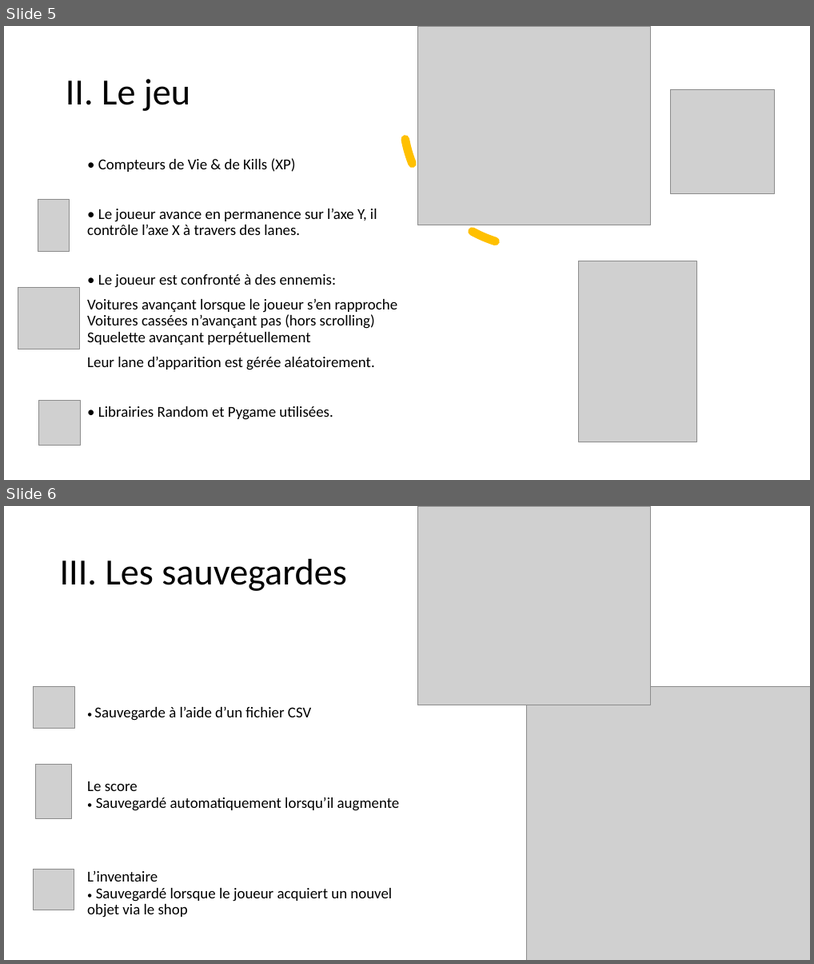
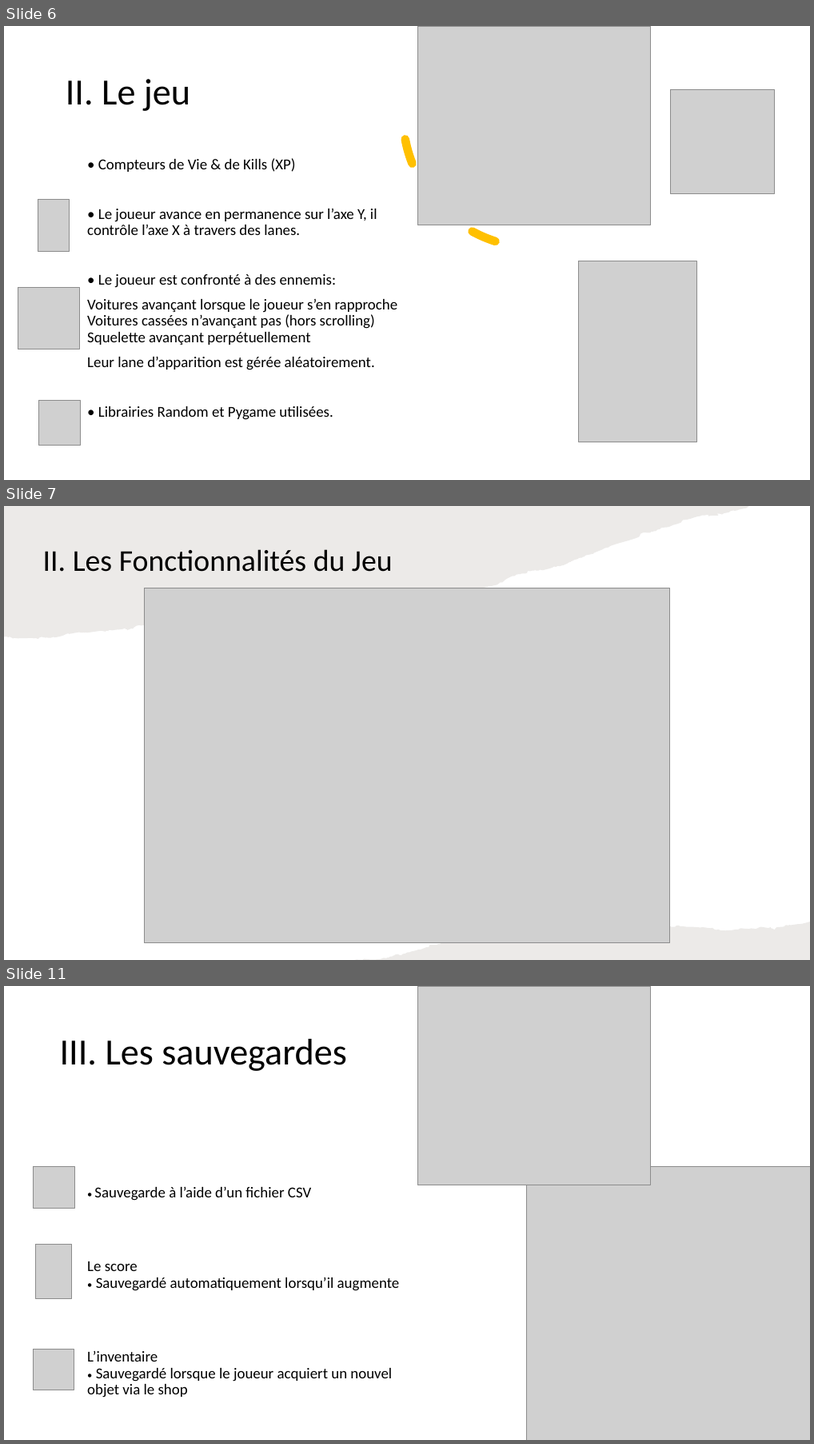
Before and after one commit to NSI-1ere/Run-Kill, a slide deck: Run&Kill.pptx. Shown one above the other, each under a label of ours: slides 5 and 6 before the commit, slides 6, 7 and 11 after it; the slides between them are not shown. The pictures are 814x964 and 814x1444 pixels, drawn with LibreOffice and Linux fonts; fonts in the diff are those of the drawing; grey boxes stand for pictures; background and template pictures are left out. Boxes give left, top, right and bottom in pixels: in the first picture for what was removed or moved away, otherwise in the second. Text is boxed around its words. In the diff, an @@ line names an element or a change of style, - is before the commit and + after.

```diff
--- a/Run&Kill.pptx
+++ b/Run&Kill.pptx
@@ slide 7 added at (x1=4, y1=506, x2=810, y2=960), background #FFFFFF @@
@@ freeform shape added at (x1=4, y1=506, x2=750, y2=639), fill #82766A at 15% opacity @@
@@ title added at (x1=43, y1=549, x2=393, y2=572), 36 pt, text #000000 @@
+II. Les Fonctionnalités du Jeu
@@ picture added at (x1=144, y1=588, x2=670, y2=943) @@
@@ freeform shape added at (x1=355, y1=922, x2=810, y2=960), fill #82766A at 15% opacity @@
@@ what was slide 5 is now slide 6 @@
@@ what was slide 6 is now slide 11 @@
```
Also in this commit, not shown: 5 other slides added.
